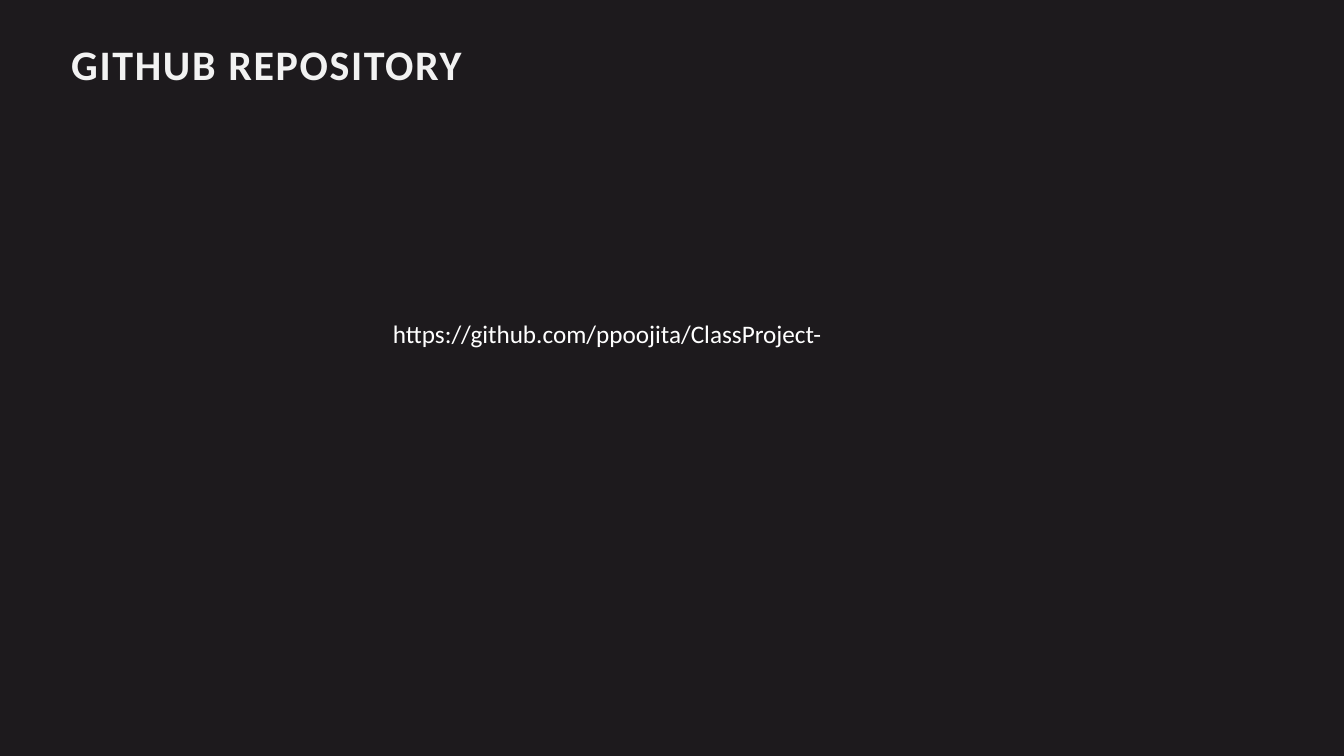
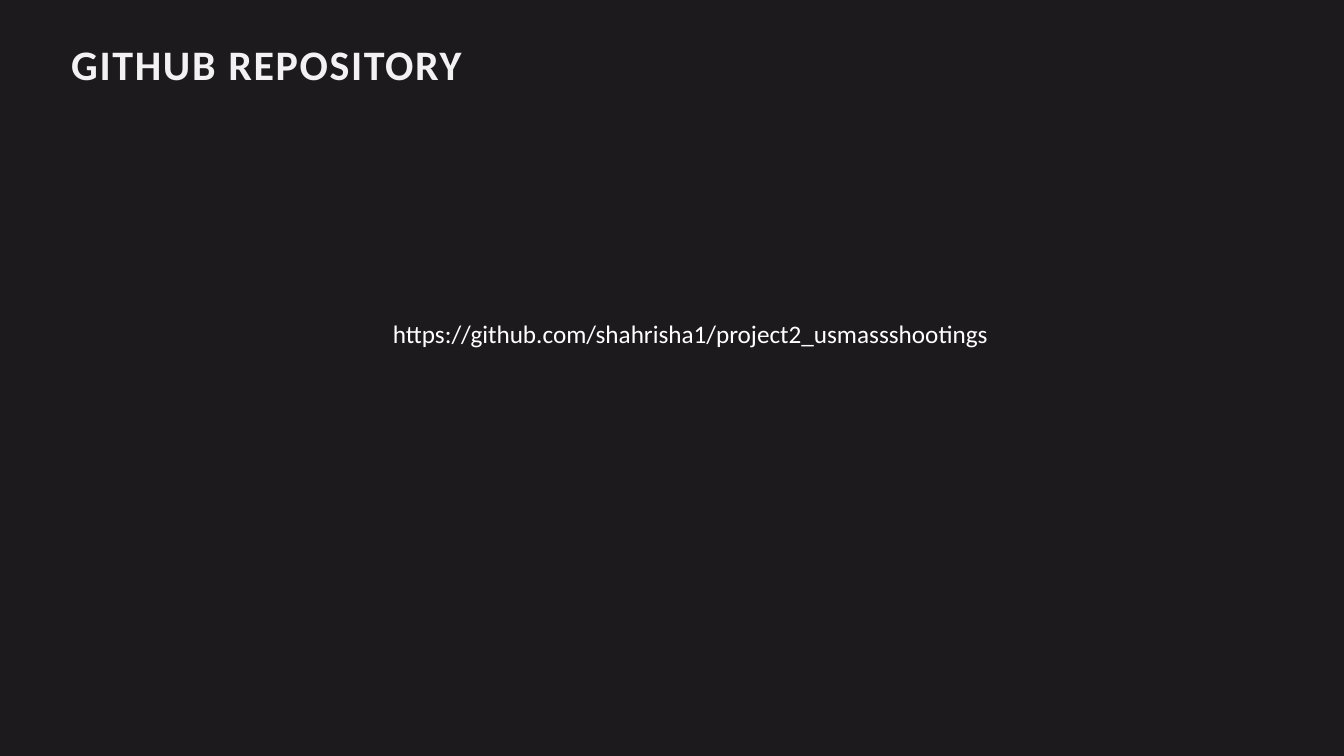
Before and after one commit to shahrisha1/project2_usmassshootings, a slide deck: slide 4 of presentation/us_mass_shootings.pptx (slide 18 before the commit). Drawn at 1344x756 pixels with LibreOffice and Linux fonts; fonts in the diff are those of the drawing. Boxes give left, top, right and bottom in pixels: in the first picture for what was removed or moved away, otherwise in the second. Text is boxed around its words. In the diff, an @@ line names an element or a change of style, - is before the commit and + after.

```diff
--- a/presentation/us_mass_shootings.pptx
+++ b/presentation/us_mass_shootings.pptx
@@ text at [393, 325, 988, 348]: text changed @@
-https://github.com/ppoojita/ClassProject-
+https://github.com/shahrisha1/project2_usmassshootings
```
Also in this commit, not shown: 2 other slides changed, 1 slide added, 15 slides removed, 30 other files.
